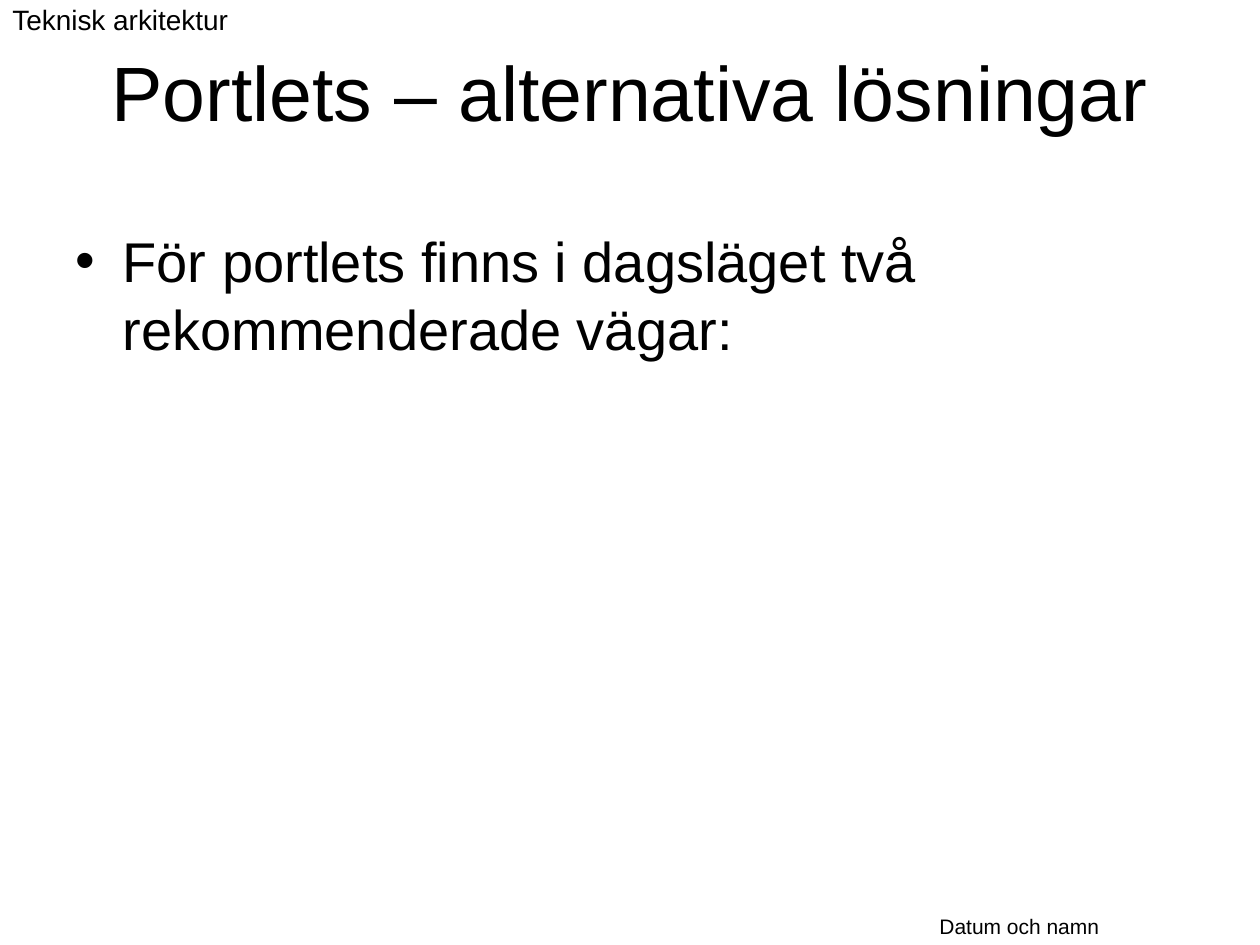
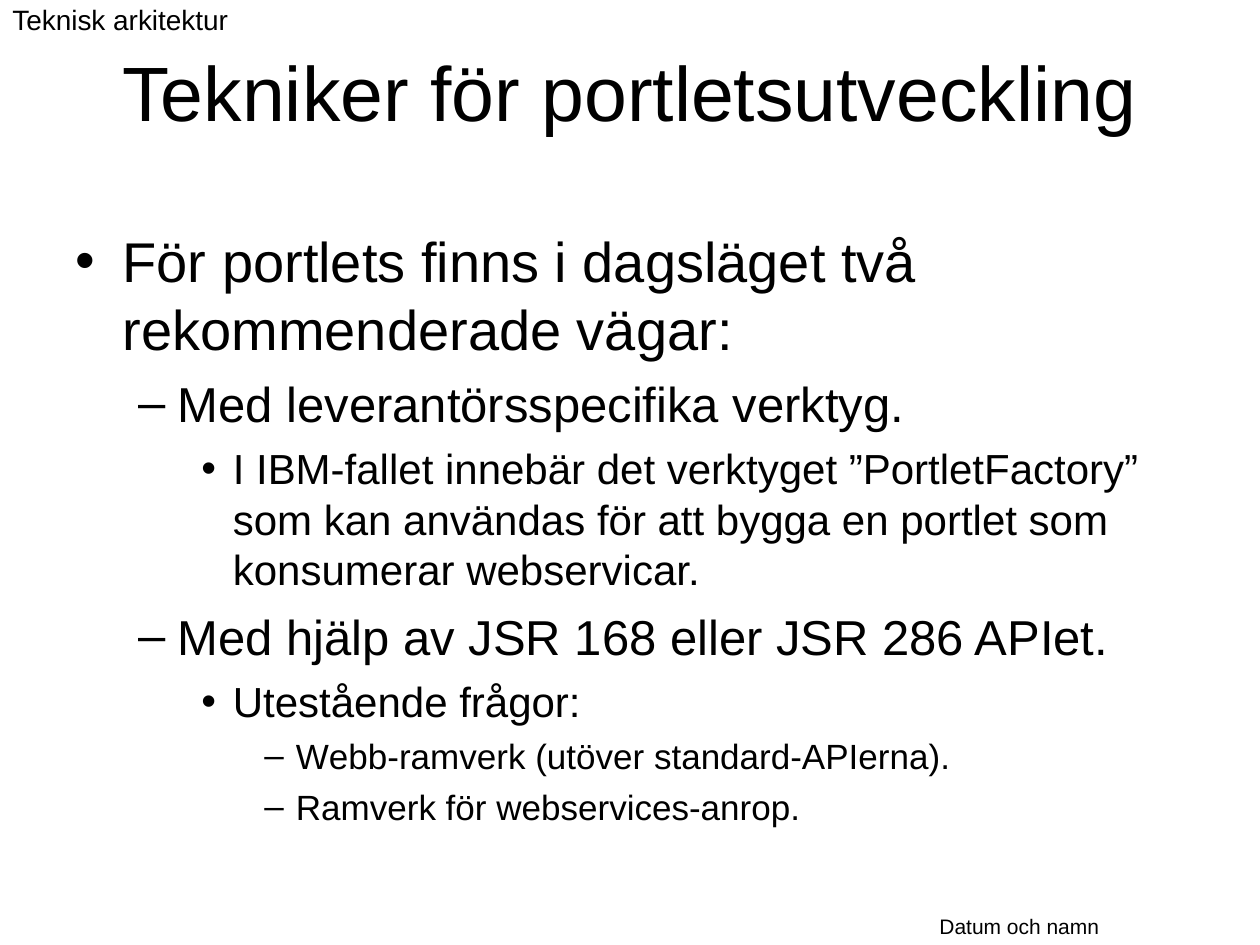
Before and after one commit to Vastra-Gotalandsregionen/oppna-program-hsatools, a slide deck: slide 49 of reference-architecture/Introduktion/Referensarkitektur_oversikt.ppt. Drawn at 1260x945 pixels with LibreOffice and Linux fonts; fonts in the diff are those of the drawing; background and template pictures are left out. Boxes give left, top, right and bottom in pixels: in the first picture for what was removed or moved away, otherwise in the second. Text is boxed around its words. In the diff, an @@ line names an element or a change of style, - is before the commit and + after.

Commit message:
lagt till om portletsutveckling

```diff
--- a/reference-architecture/Introduktion/Referensarkitektur_oversikt.ppt
+++ b/reference-architecture/Introduktion/Referensarkitektur_oversikt.ppt
@@ title at [122, 65, 1136, 136]: text changed @@
-Portlets – alternativa lösningar
+Tekniker för portletsutveckling
@@ text at [178, 386, 1138, 827]: paragraphs added @@
+  – Med leverantörsspecifika verktyg.
+    • I IBM-fallet innebär det verktyget ”PortletFactory” som kan användas för att bygga en portlet som konsumerar webservicar.
+  – Med hjälp av JSR 168 eller JSR 286 APIet.
+    • Utestående frågor:
+      – Webb-ramverk (utöver standard-APIerna).
+      – Ramverk för webservices-anrop.
```
Also in this commit, not shown: 1 other slide changed.
